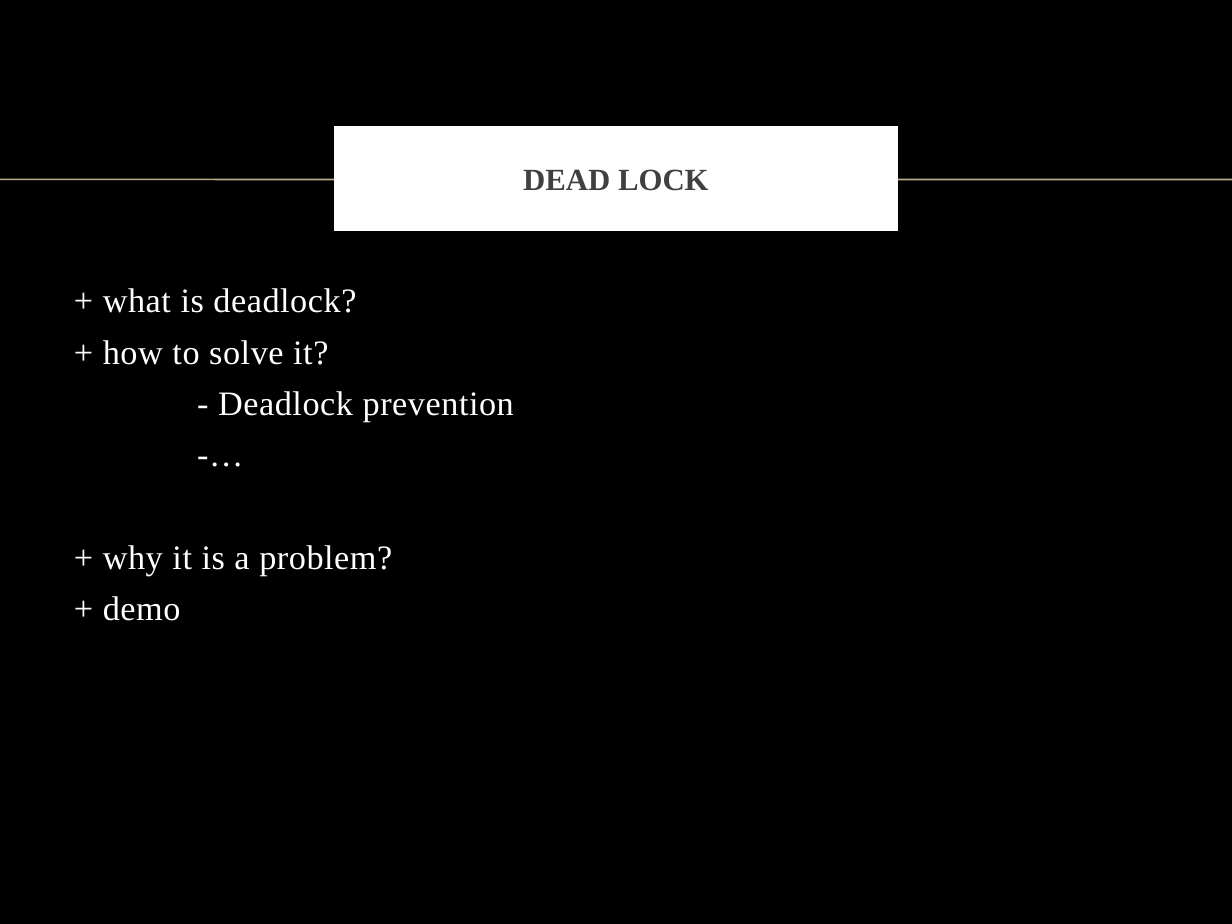
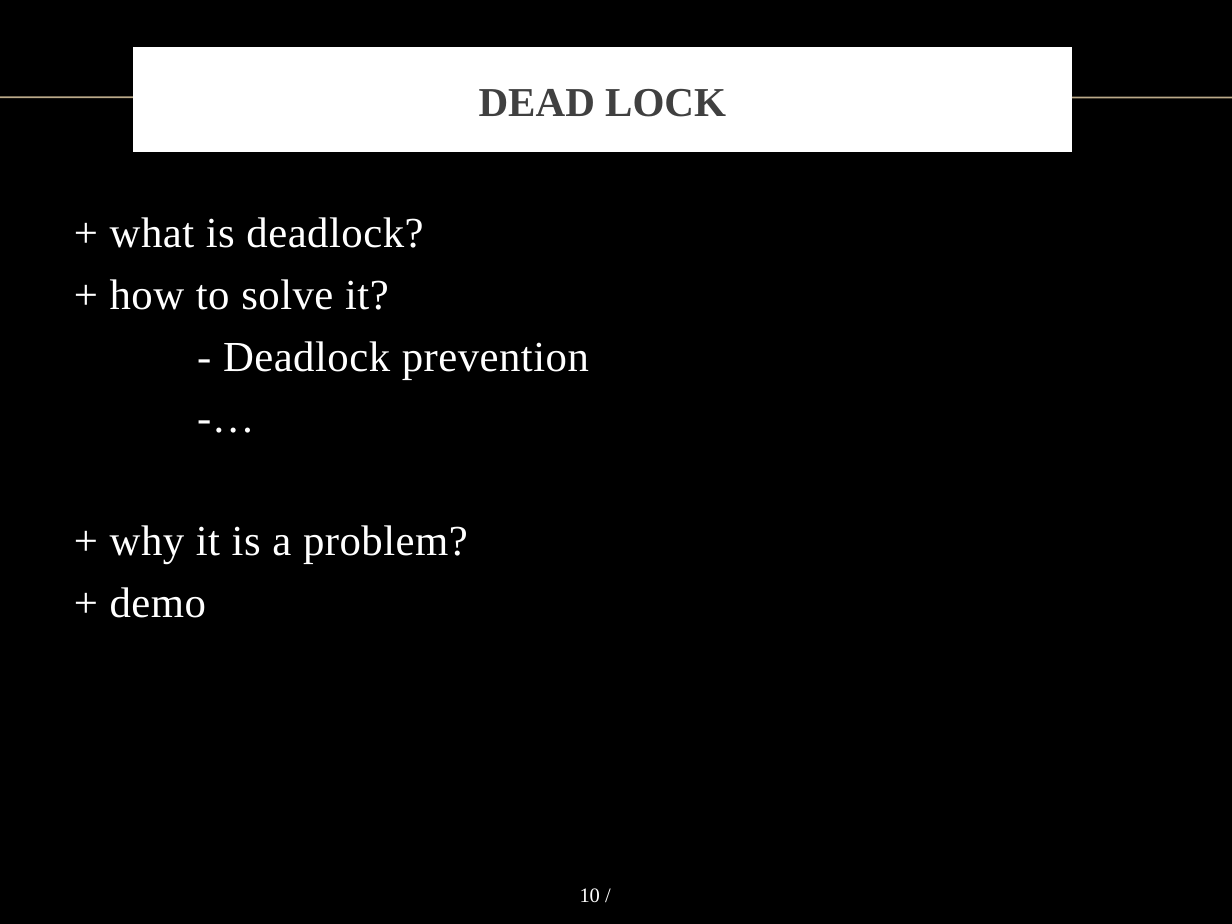
Before and after one commit to vong-srey/Paravantage, a slide deck: slide 10 of Presentation.pptx. Drawn at 1232x924 pixels with LibreOffice and Linux fonts; fonts in the diff are those of the drawing; background and template pictures are left out. Boxes give left, top, right and bottom in pixels: in the first picture for what was removed or moved away, otherwise in the second. Text is boxed around its words. In the diff, an @@ line names an element or a change of style, - is before the commit and + after.

```diff
--- a/Presentation.pptx
+++ b/Presentation.pptx
@@ title "DEAD LOCK" resized from (x1=339, y1=132, x2=893, y2=227) to (x1=138, y1=53, x2=1067, y2=148) @@
@@ title "DEAD LOCK" at (x1=138, y1=53, x2=1067, y2=148): size 18 to 24 pt @@
@@ line moved from (0, 180) - (1232, 180) to (0, 97) - (1232, 97) @@
@@ text "+ what is deadlock?" moved from (x1=103, y1=288, x2=514, y2=621) to (x1=110, y1=217, x2=589, y2=618) @@
@@ text "+ what is deadlock?" at (x1=110, y1=217, x2=589, y2=618): size 20 to 25 pt @@
@@ page number added at (x1=580, y1=888, x2=600, y2=903), 12 pt, text #FFFFFF @@
+10 /
```
Also in this commit, not shown: 14 other slides changed, 5 slides added, 4 slides removed.
